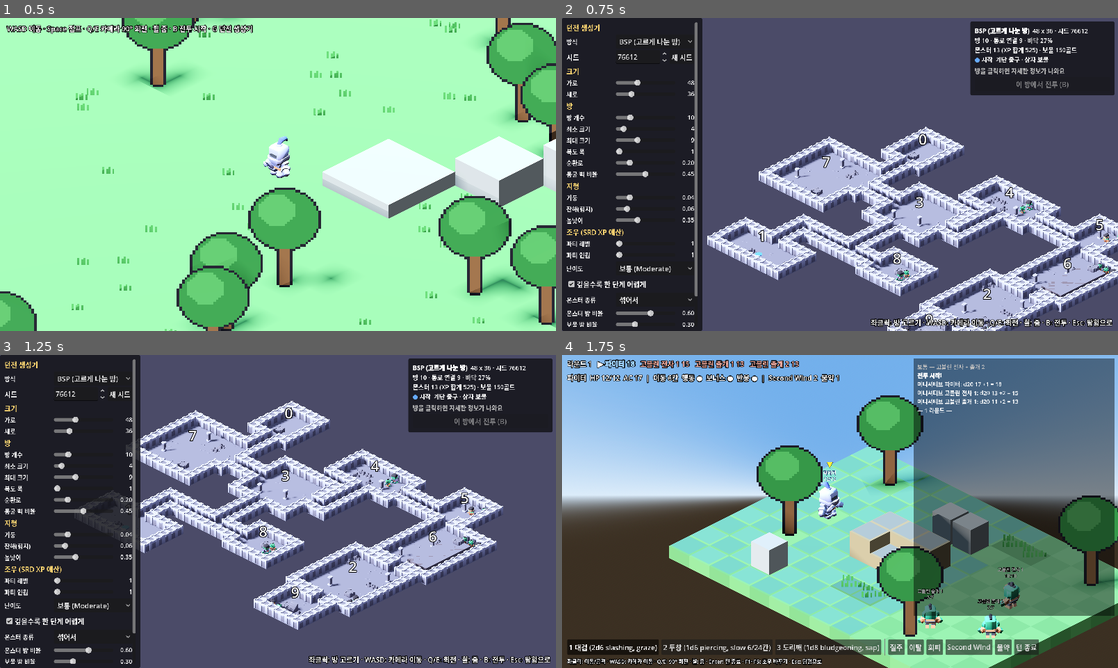
Above: before the commit, frames 1-4 (two rows, left to right).
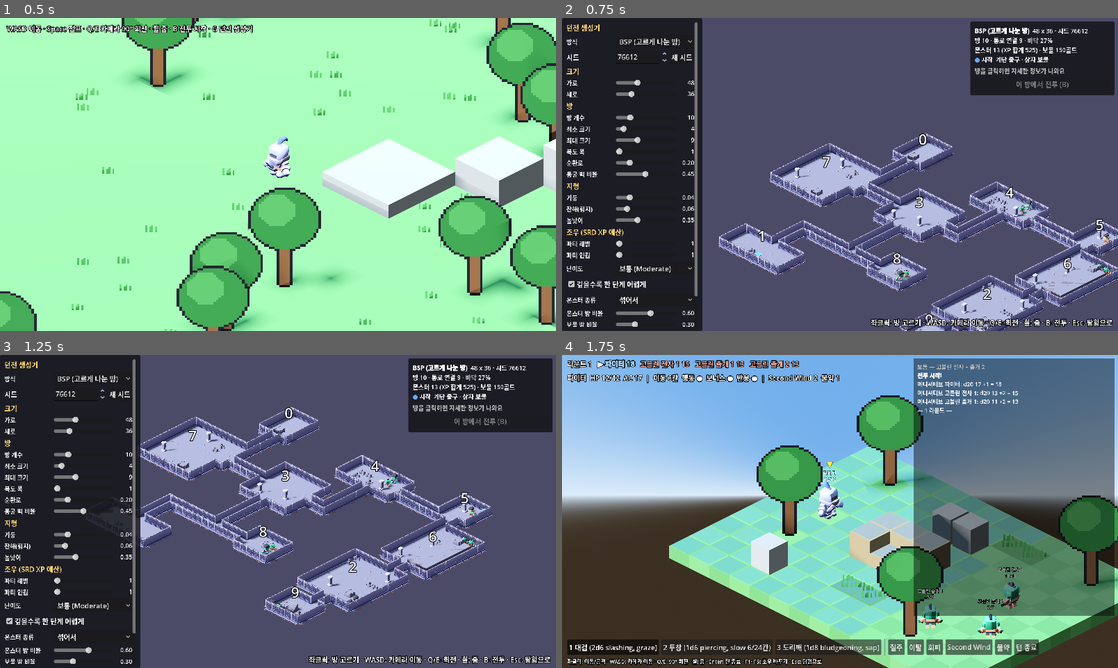
Above: after the commit, the same moments.

Repository: wooddoll/tinySlash
Game: Godot game, scene res://scenes/main.tscn
Two runs of this game, one before a commit and one after it. Both use one fixed random seed, a clock stepped at 60 frames per second and the inputs below.
Inputs (mouse positions are in pixels of both pictures, inside the frame that each line leads up to):
- Up to frame 1 (0.5 s): no input
- Up to frame 2 (0.75 s): tap Enter (end_turn) at 0.5 s; move the mouse to (962, 158) at 0.52 s; hold D (move_right) from 0.53 s (still down); tap G (open_dungeon) at 0.6 s; click (962, 158) at 0.67 s
- Up to frame 3 (1.25 s): keep holding D (move_right); tap Space (jump) at 0.77 s; tap B (start_battle) at 0.8 s
- Up to frame 4 (1.75 s): move the mouse to (728, 527) at 1.27 s; release D (move_right) at 1.28 s; hold Escape (back) from 1.28 s (still down); tap B (start_battle) at 1.35 s; tap Space (jump) at 1.52 s; tap G (open_dungeon) at 1.55 s

Frame 1 is identical in both runs. In frame 2, 13% of the frame differs, in the area x 26-100%, y 34-100%; in frame 3, 13%, in the area x 13-91%, y 14-88%; in frame 4, nothing differs.

Commit message:
Add Kenney cave/survival/nature kits and edge-panel walls
Replace Mini Dungeon wall blocks with thin Modular Dungeon/Cave Kit
panels on floor-wall edges, in both the dungeon view and dungeon battles.
Caves use the cave kit floor and walls.

Co-Authored-By: Claude Opus 5.5 <noreply@anthropic.com>

Diff:
--- a/rules/dungeon.gd
+++ b/rules/dungeon.gd
@@ -204,7 +204,8 @@
 	if not room.encounter.is_empty():
 		label += " — %s (XP %d)" % [room.encounter.label, room.encounter.xp]
 	return {"map": map, "pc_start": pc_cell - rect.position, "foes": foes, "label": label,
-			"theme": "dungeon", "room_id": room_id}
+			"theme": "dungeon", "room_id": room_id,
+			"style": "cave" if params and params.algorithm == DungeonParams.Algorithm.CAVE else "rooms"}
 
 
 func _nearest_free(from: Vector2i, rect: Rect2i, taken: Dictionary) -> Vector2i:
--- a/scripts/battle.gd
+++ b/scripts/battle.gd
@@ -104,6 +104,7 @@
 		"brush": _mat(Color(0.27, 0.43, 0.22)), "dirt": _mat(Color(0.56, 0.47, 0.33)),
 		"stone": _mat(Color(0.6, 0.58, 0.55)),
 		"wall": _mat(Color(0.3, 0.29, 0.33)),
+		"cave": _mat(Color(0.4, 0.29, 0.24)),
 	}
 	if _dungeon():
 		var env: Environment = $WorldEnvironment.environment.duplicate()
@@ -145,10 +146,7 @@
 				grid.walls[cell] = 3.0
 			if ch == "X":
 				# 바닥과 맞닿은 벽만 그립니다 (안쪽 벽은 격자에만 있음)
-				if _touches_floor(map, x, y):
-					# 보기 편하게 1칸 높이 벽으로 그림 (규칙상 높이는 3.0)
-					_kenney(terrain, "wall", Vector3(x + 0.5, 0.0, y + 0.5), 0.0)
-				continue
+				continue  # 벽은 아래에서 바닥 가장자리에 벽판으로 그림 (규칙상 높이는 3.0)
 
 			var body := StaticBody3D.new()
 			body.position = Vector3(x + 0.5, 0, y + 0.5)
@@ -167,8 +165,13 @@
 			mesh.material_override = mats[mat_key]
 			if _dungeon():
 				mesh.material_override = mats["wall"]
-				var tile := "floor-detail" if (x * 7 + y * 13) % 9 == 0 else "floor"
-				_kenney(terrain, tile, Vector3(x + 0.5, th + 0.002, y + 0.5), ((x * 3 + y) % 4) * PI / 2.0)
+				var yaw := ((x * 3 + y) % 4) * PI / 2.0
+				if custom.get("style", "") == "cave":
+					mesh.material_override = mats["cave"]
+					_kenney(terrain, "template-floor", Vector3(x + 0.5, th + 0.002, y + 0.5), yaw, "modular-cave-kit", 0.25)
+				else:
+					var tile := "floor-detail" if (x * 7 + y * 13) % 9 == 0 else "floor"
+					_kenney(terrain, tile, Vector3(x + 0.5, th + 0.002, y + 0.5), yaw)
 			body.add_child(mesh)
 			var shape := CollisionShape3D.new()
 			var bs := BoxShape3D.new()
@@ -221,16 +224,30 @@
 			ov.visible = false
 			terrain.add_child(ov)
 			overlays[cell] = ov
+	if _dungeon():
+		var floors: Array = []
+		for c in grid.heights:
+			if not _is_wall_char(map, c):
+				floors.append(c)
+		Kenney.build_edge_walls(terrain, floors, func(c: Vector2i) -> bool: return not _is_wall_char(map, c),
+				grid.get_height, custom.get("style", "") == "cave")
 	focus.position = Vector3(w / 2.0, 0, h / 2.0)
 
 
 ## Kenney Mini Dungeon 모델 하나를 칸 위에 놓습니다 (그림자만 있고 충돌은 칸 상자가 맡음)
-func _kenney(parent: Node3D, model: String, pos: Vector3, yaw: float) -> void:
+func _kenney(parent: Node3D, model: String, pos: Vector3, yaw: float, pack := Kenney.DUNGEON, size := 1.0) -> void:
 	var m := MeshInstance3D.new()
-	m.mesh = Kenney.mesh(model)
+	m.mesh = Kenney.mesh(model, pack)
+	m.scale = Vector3.ONE * size
 	m.position = pos
 	m.rotation.y = yaw
 	parent.add_child(m)
+
+
+func _is_wall_char(map: Array, c: Vector2i) -> bool:
+	if c.y < 0 or c.x < 0 or c.y >= map.size() or c.x >= (map[c.y] as String).length():
+		return true
+	return (map[c.y] as String)[c.x] == "X"
 
 
 func _touches_floor(map: Array, x: int, y: int) -> bool:
--- a/scripts/dungeon_view.gd
+++ b/scripts/dungeon_view.gd
@@ -88,6 +88,9 @@
 	# 높은 칸의 옆면만 상자로, 윗면과 나머지는 Kenney Mini Dungeon 모델
 	var bases := _multimesh(BoxMesh.new())
 	var base_xf: Array = []
+	var floors: Array = []
+	var cave := params.algorithm == DungeonParams.Algorithm.CAVE
+	var quarter := Basis.from_scale(Vector3.ONE * 0.25)
 	var model_xf := {}  # 모델 이름 -> [Transform3D]
 	var add := func(model: String, xf: Transform3D) -> void:
 		if not model_xf.has(model):
@@ -105,13 +108,17 @@
 				pos.y = h
 				if h > 0.0:
 					base_xf.append([Transform3D(Basis.from_scale(Vector3(1, h, 1)), pos - Vector3(0, h / 2.0, 0)),
-							Color(0.42, 0.4, 0.45)])
-				add.call("floor-detail" if rng.randf() < 0.15 else "floor", Transform3D(spin.call(), pos))
+							Color(0.45, 0.33, 0.27) if cave else Color(0.42, 0.4, 0.45)])
+				floors.append(c)
+				if cave:
+					# Cave Kit 바닥 (4x4 조각을 1/4로)
+					add.call("modular-cave-kit/template-floor", Transform3D(spin.call() * quarter, pos))
+				else:
+					add.call("floor-detail" if rng.randf() < 0.15 else "floor", Transform3D(spin.call(), pos))
 				if d.difficult.has(c):
 					add.call("stones", Transform3D(spin.call(), pos))
-			elif _touches_floor(c):
-				add.call("wall", Transform3D(Basis.IDENTITY, pos))
 	_fill(bases, base_xf)
+	Kenney.build_edge_walls(world, floors, d.is_floor, d.get_height, cave)
 
 	for c in d.obstacles:
 		if d.obstacles[c] >= 2.0:
@@ -121,7 +128,9 @@
 	add.call("stairs", Transform3D(Basis.IDENTITY, _top(d.exit)))
 
 	for model in model_xf:
-		var inst := _multimesh(Kenney.mesh(model), false)
+		var parts: PackedStringArray = model.split("/")
+		var m := Kenney.mesh(parts[-1], parts[0] if parts.size() > 1 else Kenney.DUNGEON)
+		var inst := _multimesh(m, false)
 		var mm := inst.multimesh
 		var list: Array = model_xf[model]
 		mm.instance_count = list.size()
--- a/scripts/kenney.gd
+++ b/scripts/kenney.gd
@@ -40,3 +40,51 @@
 		if m:
 			return m
 	return null
+
+
+## 바닥 칸과 벽 칸 사이 모서리마다 얇은 벽판을 세웁니다 (Modular Dungeon/Cave Kit, 4유닛 조각을 1/4로 줄여 씀).
+## floors: 바닥 칸 목록, is_floor(c) -> bool, height(c) -> float. 볼록한 모서리에는 기둥 조각을 놓습니다.
+static func build_edge_walls(parent: Node3D, floors: Array, is_floor: Callable, height: Callable, cave := false) -> void:
+	var pack := "modular-cave-kit" if cave else "modular-dungeon-kit"
+	var s := Basis.from_scale(Vector3.ONE * 0.25)
+	var walls: Array[Transform3D] = []
+	var corners: Array[Transform3D] = []
+	for c in floors:
+		var h: float = height.call(c)
+		var center := Vector3(c.x + 0.5, h, c.y + 0.5)
+		for d in [Vector2i(1, 0), Vector2i(-1, 0), Vector2i(0, 1), Vector2i(0, -1)]:
+			if not is_floor.call(c + d):
+				# 조각의 -Z(벽 두께 방향)가 벽 칸 쪽을 보게
+				var yaw := atan2(-float(d.x), -float(d.y))
+				walls.append(Transform3D(Basis(Vector3.UP, yaw) * s, center + Vector3(d.x, 0, d.y) * 0.5))
+		for dx in [-1, 1]:
+			for dy in [-1, 1]:
+				if is_floor.call(c + Vector2i(dx, 0)) and is_floor.call(c + Vector2i(0, dy)) \
+						and not is_floor.call(c + Vector2i(dx, dy)):
+					corners.append(Transform3D(_corner_basis(dx, dy) * s, center + Vector3(dx, 0, dy) * 0.5))
+	_multimesh(parent, mesh("template-wall", pack), walls)
+	_multimesh(parent, mesh("template-wall-corner", pack), corners)
+
+
+## 모서리 조각은 원점에서 (-X, -Z) 쪽으로 놓여 있음 -> 그 방향이 (dx, dy)를 보게 돌림
+static func _corner_basis(dx: int, dy: int) -> Basis:
+	for k in 4:
+		var b := Basis(Vector3.UP, k * PI / 2.0)
+		var v := b * Vector3(-1, 0, -1)
+		if signi(roundi(v.x)) == dx and signi(roundi(v.z)) == dy:
+			return b
+	return Basis.IDENTITY
+
+
+static func _multimesh(parent: Node3D, m: Mesh, xfs: Array[Transform3D]) -> void:
+	if xfs.is_empty() or m == null:
+		return
+	var mm := MultiMesh.new()
+	mm.transform_format = MultiMesh.TRANSFORM_3D
+	mm.mesh = m
+	mm.instance_count = xfs.size()
+	for i in xfs.size():
+		mm.set_instance_transform(i, xfs[i])
+	var inst := MultiMeshInstance3D.new()
+	inst.multimesh = mm
+	parent.add_child(inst)
Not shown, added: assets/kenney/modular-cave-kit/License.txt
Binary file added: assets/kenney/modular-cave-kit/Preview.png
Not shown, added: assets/kenney/modular-cave-kit/Preview.png.import
Binary file added: assets/kenney/modular-cave-kit/Textures/colormap.png
Not shown, added: assets/kenney/modular-cave-kit/Textures/colormap.png.import
Binary file added: assets/kenney/modular-cave-kit/corridor-corner.glb
Not shown, added: assets/kenney/modular-cave-kit/corridor-corner.glb.import
Binary file added: assets/kenney/modular-cave-kit/corridor-end.glb
Not shown, added: assets/kenney/modular-cave-kit/corridor-end.glb.import
Binary file added: assets/kenney/modular-cave-kit/corridor-intersection.glb
Not shown, added: assets/kenney/modular-cave-kit/corridor-intersection.glb.import
Binary file added: assets/kenney/modular-cave-kit/corridor-junction.glb
(and 902 more such lines)
